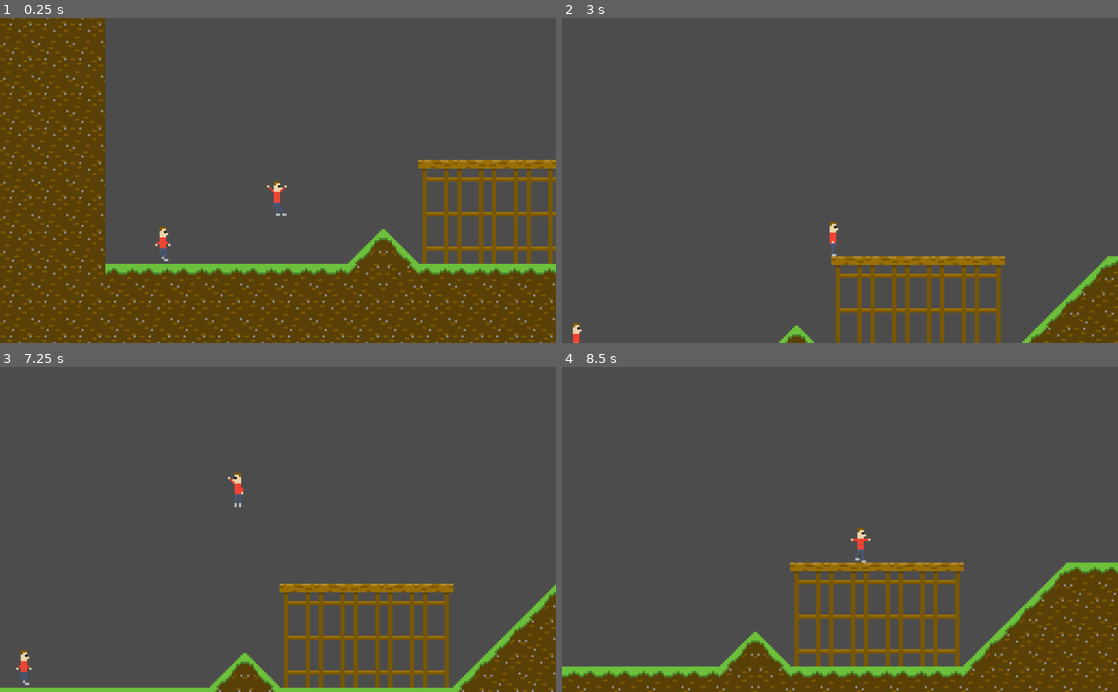
Above: before the commit, frames 1-4 (two rows, left to right).
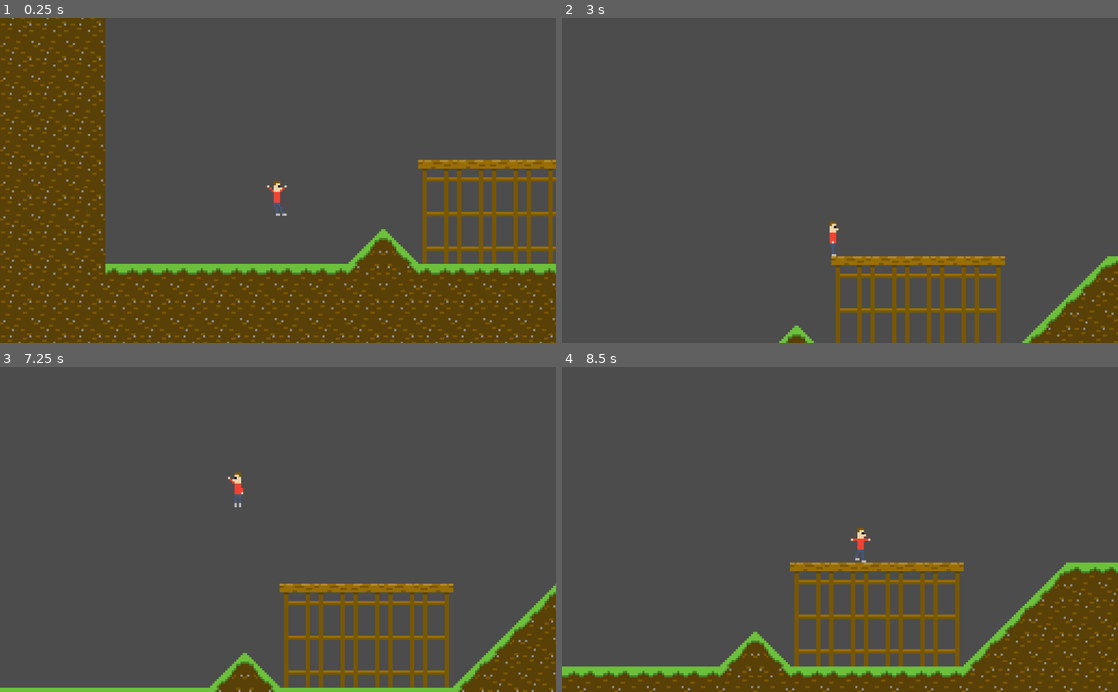
Above: after the commit, the same moments.

Repository: DucksAreMammals/WaterCollector
Game: Godot game, scene res://Scenes/Level.tscn
Same seed, same stepped clock (60 frames per second), same inputs: the game is played once before the commit and once after it.
Inputs:
- Up to frame 1 (0.25 s): no input
- Up to frame 2 (3 s): hold X (run) 0.53-1.28 s; hold Right (right) 0.53-2.03 s; tap C (jump) at 0.77, 0.8, 1.07, 1.35, 1.52, 1.82, 2.3 s; tap X (run) at 1.55, 2.85 s; hold Left (left) 2.03-2.78 s; hold X (run) 2.03-2.78 s; hold Right (right) from 2.78 s (still down)
- Up to frame 3 (7.25 s): tap C (jump) at 3.02, 3.32, 4.52, 4.82, 5.3, 5.85, 6.02, 6.32, 6.77, 6.8, 7.07 s; hold C (jump) 3.53-4.28 s; release Right (right) at 4.28 s; hold Left (left) 4.28-5.03 s; tap X (run) at 4.35, 6.05 s; hold Right (right) 5.03-5.78 s; hold X (run) 5.03-5.78 s; hold Left (left) from 5.78 s (still down); hold X (run) from 6.53 s (still down)
- Up to frame 4 (8.5 s): release Left (left) at 7.28 s; release X (run) at 7.28 s; hold Right (right) from 7.28 s (still down); tap X (run) at 7.35 s; tap C (jump) at 7.52, 7.82 s; hold C (jump) from 8.03 s (still down)

The runs differ from the first frame. In frame 1, 0.1% of the frame differs, in the area x 27-31%, y 64-75%; in frame 2, less than 0.1%; in frame 3, 0.1%; in frame 4, nothing differs.

Commit message:
Enemies work properly

Diff:
--- a/Enemy.tscn
+++ b/Scenes/Enemy.tscn
@@ -4,18 +4,28 @@
 [ext_resource path="res://Sprites/PlayerAnimation.tres" type="SpriteFrames" id=2]
 
 [sub_resource type="RectangleShape2D" id=1]
-extents = Vector2( 8.09842, 31.7024 )
+extents = Vector2( 8, 31.8959 )
 
-[node name="KinematicBody2D" type="KinematicBody2D"]
+[node name="Enemy" type="KinematicBody2D"]
 script = ExtResource( 1 )
 
 [node name="CollisionShape2D" type="CollisionShape2D" parent="."]
-position = Vector2( -1.90158, -0.0893612 )
+position = Vector2( 0, 0.10412 )
 shape = SubResource( 1 )
 
 [node name="AnimatedSprite" type="AnimatedSprite" parent="."]
 scale = Vector2( 4, 4 )
 frames = ExtResource( 2 )
 animation = "run"
-frame = 1
+frame = 2
 playing = true
+
+[node name="RayCastRight" type="RayCast2D" parent="."]
+enabled = true
+cast_to = Vector2( 10, 0 )
+collide_with_areas = true
+
+[node name="RayCastLeft" type="RayCast2D" parent="."]
+enabled = true
+cast_to = Vector2( -10, 0 )
+collide_with_areas = true
--- a/Scenes/Level.tscn
+++ b/Scenes/Level.tscn
@@ -1,8 +1,11 @@
-[gd_scene load_steps=4 format=2]
+[gd_scene load_steps=5 format=2]
 
 [ext_resource path="res://tileset.tres" type="TileSet" id=1]
 [ext_resource path="res://Scenes/Player.tscn" type="PackedScene" id=2]
-[ext_resource path="res://Enemy.tscn" type="PackedScene" id=3]
+[ext_resource path="res://Scenes/Enemy.tscn" type="PackedScene" id=3]
+
+[sub_resource type="RectangleShape2D" id=1]
+extents = Vector2( 4.95038, 57.3535 )
 
 [node name="Node2D" type="Node2D"]
 
@@ -16,5 +19,21 @@
 [node name="Player" parent="." instance=ExtResource( 2 )]
 position = Vector2( 61.6692, 334.504 )
 
-[node name="Enemy" parent="." groups=["enemy"] instance=ExtResource( 3 )]
-position = Vector2( -148.375, 475.29 )
+[node name="Enemy" parent="." instance=ExtResource( 3 )]
+position = Vector2( 1186.72, 284.271 )
+
+[node name="Enemy2" parent="." instance=ExtResource( 3 )]
+position = Vector2( 1332.21, 284.271 )
+
+[node name="Enemy3" parent="." instance=ExtResource( 3 )]
+position = Vector2( 1468.37, 282.937 )
+
+[node name="EnemyBoxes" type="Area2D" parent="."]
+
+[node name="CollisionShape2D" type="CollisionShape2D" parent="EnemyBoxes"]
+position = Vector2( 821.311, 264.359 )
+shape = SubResource( 1 )
+
+[node name="CollisionShape2D2" type="CollisionShape2D" parent="EnemyBoxes"]
+position = Vector2( 1860.38, 269.116 )
+shape = SubResource( 1 )
--- a/Scenes/Player.tscn
+++ b/Scenes/Player.tscn
@@ -13,7 +13,7 @@
 
 [node name="AnimatedSprite" type="AnimatedSprite" parent="."]
 frames = ExtResource( 1 )
-animation = "wallslide"
+animation = "run"
 
 [node name="CollisionShape2D" type="CollisionShape2D" parent="."]
 shape = SubResource( 1 )
--- a/Scripts/Camera.gd
+++ b/Scripts/Camera.gd
@@ -26,8 +26,6 @@
 		offset.x = max_offset * shake_amount * noise.get_noise_2d(noise.seed*2, OS.get_ticks_usec() * shake_speed)
 		offset.y = max_offset * shake_amount * noise.get_noise_2d(noise.seed*3, OS.get_ticks_usec() * shake_speed)
 		shake_amount -= delta * shake_decay
-
-		print(rotation)
 	else:
 		rotation = 0
 		offset.x = 0
--- a/Scripts/Enemy.gd
+++ b/Scripts/Enemy.gd
@@ -1,9 +1,48 @@
-extends Node2D
+extends KinematicBody2D
 
-var health := 1
+export var health := 1
+export var speed := 50.0
+
+var velocity := Vector2.ZERO
+var snapping := Vector2.DOWN * 15
+var direction := 1
+
+onready var raycast_left := $RayCastLeft
+onready var raycast_right := $RayCastRight
+
+onready var sprite := $AnimatedSprite
 
 func _ready():
 	add_to_group("enemy")
+
+func _physics_process(delta):
+	if raycast_left.is_colliding():
+		if raycast_left.get_collider().has_method("hit_by_enemy"):
+			raycast_left.get_collider().hit_by_enemy(-1)
+
+		direction = 1
+
+	elif raycast_right.is_colliding():
+		if raycast_right.get_collider().has_method("hit_by_enemy"):
+			raycast_right.get_collider().hit_by_enemy(1)
+
+		direction = -1
+
+	velocity.x = direction * speed
+
+	velocity.y *= 0.96
+	velocity.y += 1700 * delta
+
+	velocity = move_and_slide_with_snap(velocity, snapping, Vector2.UP, true)
+
+func _process(delta):
+	_change_animation()
+
+func _change_animation():
+	if direction > 0:
+		sprite.flip_h = false
+	elif direction < 0:
+		sprite.flip_h = true
 
 func hit():
 	health -= 1
--- a/Scripts/Player.gd
+++ b/Scripts/Player.gd
@@ -9,7 +9,7 @@
 export var air_resistance := 0.8
 export var gravity := 1700.0
 
-export var invincibility_duration := 0.5
+export var invincibility_duration := 1.25
 
 export var x_hurt_bounce_speed := 750.0
 export var y_hurt_bounce_speed := 500.0
@@ -17,8 +17,9 @@
 export var x_attack_bounce_speed := 0.0
 export var y_attack_bounce_speed := 500.0
 
+export var time_between_invincibility_blinks := 100000
 
-export var health := 3
+export var health := 30
 
 var air_speed
 var move_speed
@@ -30,6 +31,10 @@
 
 func _process(_delta: float) -> void:
 	change_animation()
+
+	if invincible_until > OS.get_ticks_usec():
+		var time_left = invincible_until - OS.get_ticks_usec()
+		visible = int(time_left) % time_between_invincibility_blinks < time_between_invincibility_blinks / 2
 
 func _physics_process(delta: float) -> void:
 	_move(delta)
@@ -52,6 +57,8 @@
 		$AnimatedSprite.play("idle")
 
 func _move(delta):
+	# TODO: Fix sliding on slopes
+
 	if Input.is_action_pressed("run"):
 		move_speed = move_speed_run
 		air_speed = air_speed_run
@@ -89,21 +96,23 @@
 
 		if collision.collider.is_in_group("enemy"):
 			if collision.normal.y < 0:
+				# Bounce off of enemy
 				collision.collider.hit()
 
-				bounce.y = -y_hurt_bounce_speed
+				if Input.is_action_pressed("jump"):
+					bounce.y = -jump_speed
+				else:
+					bounce.y = -y_hurt_bounce_speed
+
 				bounce.x = x_attack_bounce_speed
 
 				$Camera.shake()
-			else:
-				_hit()
+			# hitting players is handled by enemies
 
-				bounce.y = -y_hurt_bounce_speed
-				bounce.x = collision.normal.x * x_hurt_bounce_speed
+func hit_by_enemy(direction):
+	_hit(direction)
 
-				$Camera.shake()
-
-func _hit():
+func _hit(direction):
 	if invincible_until < OS.get_ticks_usec():
 		invincible_until = OS.get_ticks_usec() + invincibility_duration * 1000000
 
@@ -111,5 +120,11 @@
 		if health <= 0:
 			_die()
 
+		bounce.y = -y_hurt_bounce_speed
+		bounce.x = direction * x_hurt_bounce_speed
+
+		$Camera.shake()
+
+
 func _die():
 	queue_free()
--- a/Sprites/PlayerAnimation.tres
+++ b/Sprites/PlayerAnimation.tres
@@ -50,14 +50,14 @@
 "name": "jump",
 "speed": 5.0
 }, {
+"frames": [ ExtResource( 5 ) ],
+"loop": true,
+"name": "wallslide",
+"speed": 5.0
+}, {
 "frames": [ ExtResource( 2 ) ],
 "loop": true,
 "name": "fall",
-"speed": 5.0
-}, {
-"frames": [ ExtResource( 5 ) ],
-"loop": true,
-"name": "wallslide",
 "speed": 5.0
 }, {
 "frames": [ SubResource( 5 ), SubResource( 6 ), SubResource( 7 ), SubResource( 8 ) ],
